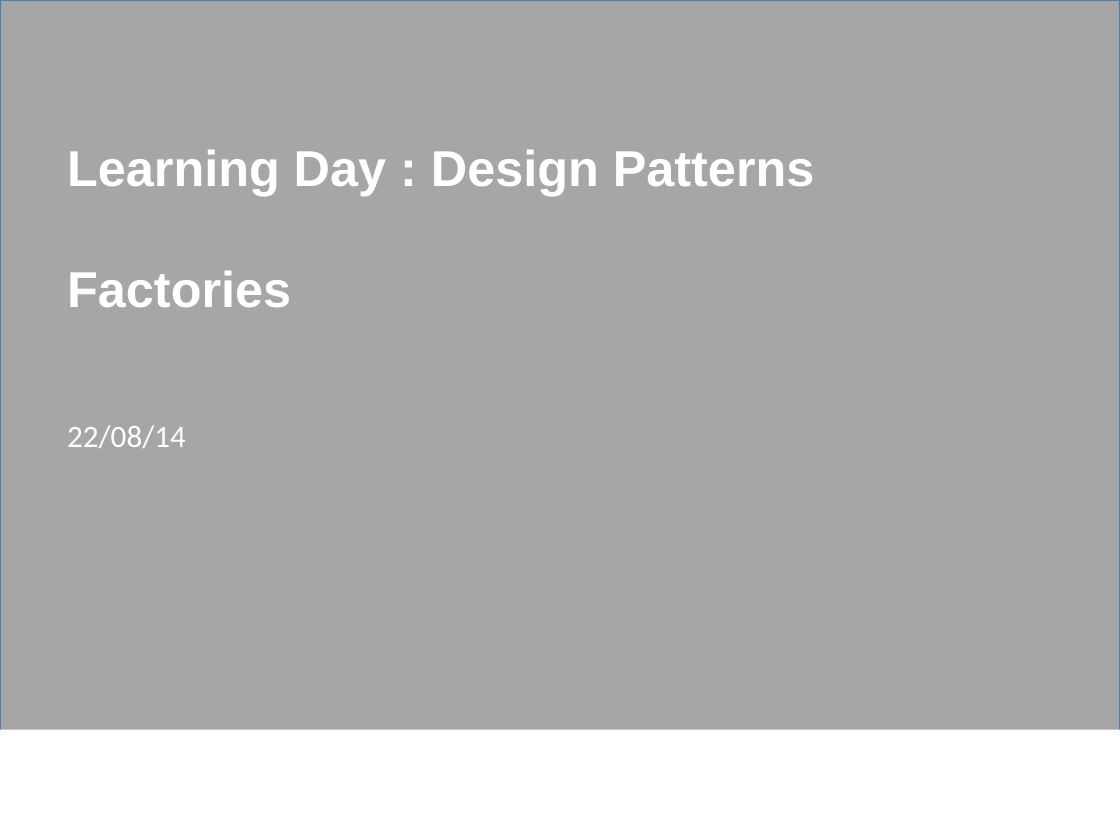
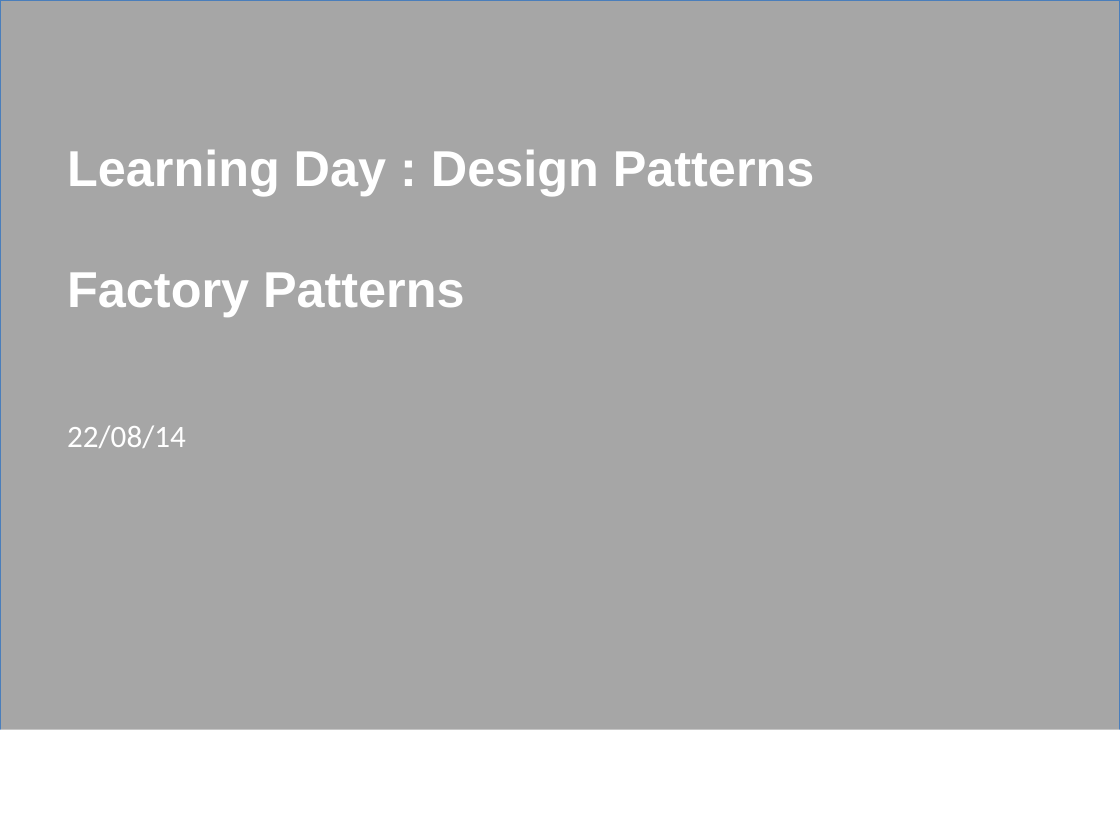
Before and after one commit to crazydais/design-patterns-for-cpp, a slide deck: slide 1 of Factories.pptx. Drawn at 1120x840 pixels with LibreOffice and Linux fonts; fonts in the diff are those of the drawing; background and template pictures are left out. Boxes give left, top, right and bottom in pixels: in the first picture for what was removed or moved away, otherwise in the second. Text is boxed around its words. In the diff, an @@ line names an element or a change of style, - is before the commit and + after.

```diff
--- a/Factories.pptx
+++ b/Factories.pptx
@@ title at bbox=[67, 149, 815, 317]: text changed @@
-Learning Day : Design Patterns
-Factories
+Learning Day : Design Patterns
+Factory Patterns
```
Also in this commit, not shown: 4 other slides changed, 5 slides added, 50 other files.
